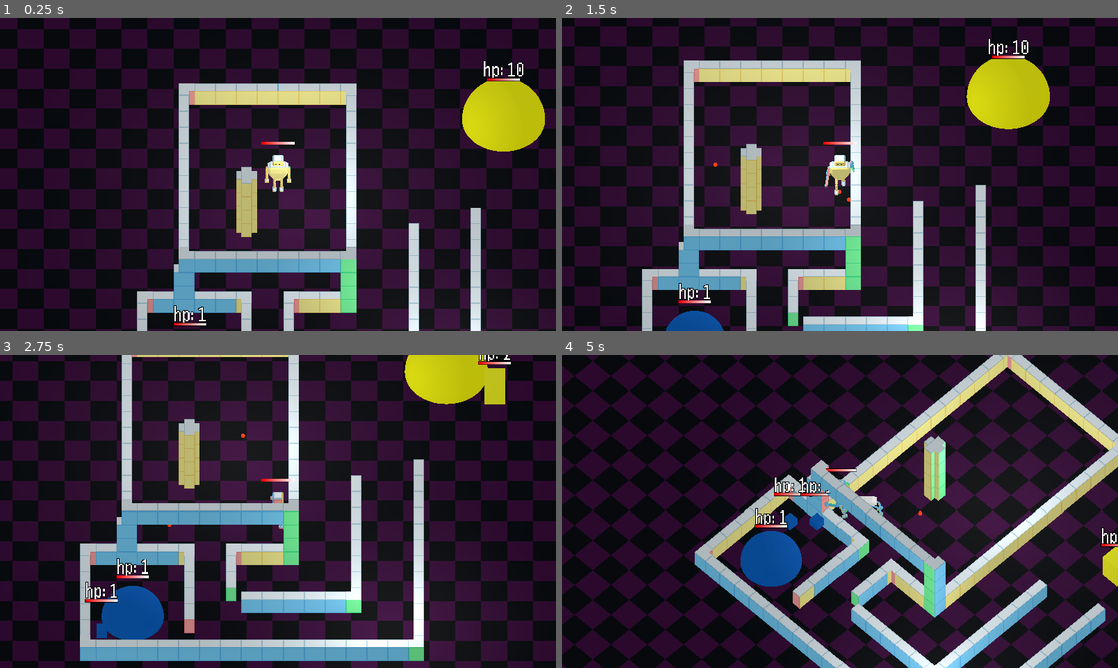
Above: before the commit, frames 1-4 (two rows, left to right).
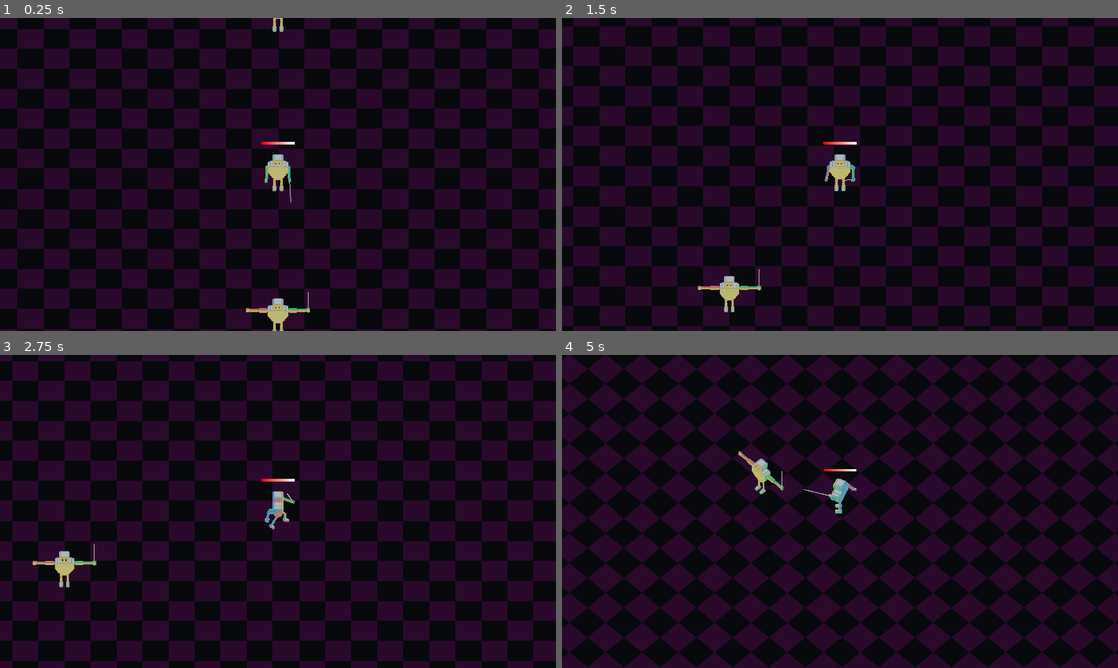
Above: after the commit, the same moments.

Repository: markguinn/kitbash-toy-clash
Game: Godot game, scene res://levels/dev/proto2.tscn
Two runs of this game, one before a commit and one after it. Both use one fixed random seed, a clock stepped at 60 frames per second and the inputs below. Before the commit the project starts from res://levels/dev/proto1.tscn.
Inputs:
- Up to frame 1 (0.25 s): no input
- Up to frame 2 (1.5 s): hold Right (right) 0.53-1.28 s; hold Z (attack1) 0.53-1.28 s; tap X (attack2) at 0.8, 1.35 s; hold S (down) from 1.28 s (still down)
- Up to frame 3 (2.75 s): tap Z (attack1) at 1.55 s; release S (down) at 2.03 s; hold Right (right) from 2.03 s (still down); hold Z (attack1) from 2.03 s (still down); tap X (attack2) at 2.3 s
- Up to frame 4 (5 s): release Right (right) at 2.78 s; release Z (attack1) at 2.78 s; hold W (up) 2.78-3.53 s; tap X (attack2) at 2.85, 3.8 s; tap Z (attack1) at 3.05, 4.35 s; hold Tab (switch_cam) 3.53-4.28 s; hold Left (left) from 3.53 s (still down); tap Escape (ui_cancel) at 4.15 s

The runs differ from the first frame. In frame 1, 15% of the frame differs, in the area x 24-98%, y 0-100%; in frame 2, 20%; in frame 3, 22%; in frame 4, 63%, in the area x 0-100%, y 0-100%.

Commit message:
sword and gun arms, swappable in proto2

Diff:
--- a/levels/dev/proto_2.gd
+++ b/levels/dev/proto_2.gd
@@ -1,7 +1,5 @@
 extends Level
 
-@onready var horse: Node3D = $Horse
-@onready var human: Node3D = $Human
 @onready var player: Player = $Player
 @onready var body_part_container: Node3D = $Player/Body
 
@@ -9,7 +7,7 @@
 func _on_horse_body_entered(body: Node3D) -> void:
 	if body is Player:
 		Log.info(self, "swapping to horse")
-		var src: BodyPart = horse.get_node("root/legs")
+		var src: BodyPart = $Horse.get_node("root/legs")
 		var dest: BodyPart = body_part_container.get_node("root/legs")
 		Log.info(self, "swapping to horse", src, dest)
 		if dest and src:
@@ -17,8 +15,32 @@
 
 func _on_human_body_entered(body: Node3D) -> void:
 	if body is Player:
-		var src: BodyPart = human.get_node("root/legs")
+		var src: BodyPart = $Human.get_node("root/legs")
 		var dest: BodyPart = body_part_container.get_node("root/legs")
 		Log.info(self, "swapping to human", src, dest)
 		if dest and src:
 			dest.replace_with_body_part(src)
+
+
+var has_sword := true
+func _on_sword_arm_body_entered(body: Node3D) -> void:
+	if body is Player:
+		var src_node = $GunArm if has_sword else $SwordArm
+		has_sword = !has_sword
+		var src: BodyPart = src_node.get_node("root/torso/left_arm")
+		var dest: BodyPart = body_part_container.get_node("root/torso/left_arm")
+		Log.info(self, "swapping to sword arm", src, dest)
+		if dest and src:
+			dest.replace_with_body_part(src)
+
+
+var has_gun := false
+func _on_gun_arm_body_entered(body: Node3D) -> void:
+	if body is Player:
+		var src_node = $SwordArm if has_gun else $GunArm
+		has_gun = !has_gun
+		var src: BodyPart = src_node.get_node("root/torso/right_arm")
+		var dest: BodyPart = body_part_container.get_node("root/torso/right_arm")
+		Log.info(self, "swapping to gun arm", src, dest)
+		if dest and src:
+			dest.replace_with_body_part(src)
--- a/levels/level.gd
+++ b/levels/level.gd
@@ -40,8 +40,9 @@
 #region Class methods
 
 ## Adds [param node] as a child to the current level's [member container].
-static func add_to_scene(node: Node) -> void:
+static func add_to_scene(node: Node, gpos: Vector3) -> void:
 	get_instance().container.add_child(node)
+	node.global_position = gpos
 
 
 #endregion
--- a/player/body_part.gd
+++ b/player/body_part.gd
@@ -1,6 +1,25 @@
 class_name BodyPart
 extends Node3D
 
+const AUTO_CONNECT_SIGNALS = [
+	"attack_start",
+	"attack_peak",
+	"attack_end",
+	"walk_start",
+	"walk_end",
+	"change_direction",
+]
+
+enum Slot {
+	any,
+	head,
+	torso,
+	arm_l,
+	arm_r,
+	legs,
+}
+
+@export var slot: Slot = Slot.any
 @export var extra_tracks: Array[String] = []
 
 # how do these stack?
@@ -17,20 +36,32 @@
 @export var special_attack_cooldown: float = 5.0
 @export var min_collider_height: float = 3.0
 
-# optional?
-# should it respond to input directly?
-# i think we want it to come down from a parent node
-func attack() -> void:
-	pass
+var container: BodyPartContainer
 
-# called from animation? or just a timer? do we even need this?
-# this would be the point where a projectile would fire
-# e.g. the arrow is released in the animation etc
-func attack_peak() -> void:
-	pass
 
-func special_attack() -> void:
-	pass
+func _ready() -> void:
+	Log.debug(self, "enter tree", name)
+	container = _get_body_part_container()
+	if not container:
+		Log.error(self, "No body part container found!")
+	for signal_name in AUTO_CONNECT_SIGNALS:
+		var method_name: String = "_on_" + signal_name
+		if has_method(method_name):
+			Log.debug(self, "connecting", signal_name, "to", method_name)
+			container.connect(signal_name, _handle_container_signal.bind(method_name))
+
+
+func _handle_container_signal(dir: Vector3, method_name: String):
+	call_deferred(method_name, dir)
+
+
+func _get_body_part_container() -> BodyPartContainer:
+	var p = get_parent()
+	while p and p is Node:
+		if p is BodyPartContainer:
+			return p
+		p = p.get_parent()
+	return null
 
 
 func _get_animation_player() -> AnimationPlayer:
@@ -89,12 +120,20 @@
 
 		for i in range(dest_anim.get_track_count(), 0, -1):
 			var np: NodePath = dest_anim.track_get_path(i - 1)
+			#for t in dest_part.extra_tracks:
+				#if np.get_concatenated_names().begins_with(t):
+					#Log.debug(self, "Animation", anim_name, "removing track", i - 1, "for dest", np.get_concatenated_names())
+					#dest_anim.remove_track(i - 1)
 			if np.slice(0, dest_part_path.get_name_count()) == dest_part_path:
 				Log.debug(self, "Animation", anim_name, "removing track", i - 1, "for dest", np.get_concatenated_names())
 				dest_anim.remove_track(i - 1)
 
 		for i in range(src_anim.get_track_count()):
 			var np: NodePath = src_anim.track_get_path(i)
+			#for t in src_part.extra_tracks:
+				#if np.get_concatenated_names().begins_with(t):
+					#Log.debug(self, "Animation", anim_name, "adding track", i, "for src", np.get_concatenated_names())
+					#src_anim.copy_track(i, dest_anim)
 			if np.slice(0, dest_part_path.get_name_count()) == src_part_path:
 				Log.debug(self, "Animation", anim_name, "adding track", i, "for src", np.get_concatenated_names())
 				src_anim.copy_track(i, dest_anim)
@@ -104,4 +143,5 @@
 				#	# what? probably convert to string and then replace src prefix with dest?
 
 	dest_player.clear_caches()
+	container.parts_changed.emit(dest_part, cloned_part)
 	queue_free()
--- a/player/body_part_container.gd
+++ b/player/body_part_container.gd
@@ -1,11 +1,55 @@
 class_name BodyPartContainer
 extends Node3D
 
+signal parts_changed(old_part: BodyPart, new_part: BodyPart)
+
+@warning_ignore("unused_signal")
+signal attack_start(dir: Vector3)
+@warning_ignore("unused_signal")
+signal attack_peak(dir: Vector3)
+@warning_ignore("unused_signal")
+signal attack_end(dir: Vector3)
+@warning_ignore("unused_signal")
+signal walk_start(dir: Vector3)
+@warning_ignore("unused_signal")
+signal walk_end(dir: Vector3)
+@warning_ignore("unused_signal")
+signal change_direction(dir: Vector3)
+
 @export var host: Node3D
 @export var animation_player: AnimationPlayer
+
+# TODO: think about this more - do these belong at the root?
+@export var slots: Array[BodyPart.Slot] = [
+	BodyPart.Slot.head,
+	BodyPart.Slot.torso,
+	BodyPart.Slot.arm_l,
+	BodyPart.Slot.arm_r,
+	BodyPart.Slot.legs,
+]
+
+var parts: Array[BodyPart] = []
+
 
 func _ready() -> void:
 	if not host:
 		host = get_parent()
 	if not animation_player:
 		animation_player = host.get_node("AnimationPlayer")
+	_find_body_parts(self)
+	parts_changed.connect(_on_parts_changed)
+	Log.debug(self, host.name, "Body parts", parts.map(func(n): return n.name))
+
+
+func _find_body_parts(node: Node) -> void:
+	for n in node.get_children():
+		if n is BodyPart:
+			parts.append(n)
+		_find_body_parts(n)
+
+
+func _on_parts_changed(old_part: BodyPart, new_part: BodyPart) -> void:
+	parts = []
+	_find_body_parts(self)
+	Log.debug(self, host.name, "Parts changed. old", old_part.name, "new", new_part.name)
+	Log.debug(self, host.name, "Body parts", parts.map(func(n): return n.name))
--- /dev/null
+++ b/player/generic_temp/temp_body_1.tscn
@@ -0,0 +1,35 @@
+[gd_scene format=3 uid="uid://dqvrj27ervih7"]
+
+[ext_resource type="PackedScene" uid="uid://p076x5fcyfky" path="res://_source_assets/generic-player/generic_player.gltf" id="1_fug3q"]
+[ext_resource type="Script" uid="uid://db0pangcdjqgw" path="res://player/body_part_container.gd" id="2_33150"]
+[ext_resource type="Script" uid="uid://0ksdxe4wfcij" path="res://player/body_part.gd" id="3_rlt0s"]
+[ext_resource type="Script" uid="uid://cduhh7u3r7tsb" path="res://player/sword_arm.gd" id="4_nflsb"]
+
+[node name="blockbench_export" unique_id=1797291781 instance=ExtResource("1_fug3q")]
+
+[node name="root" parent="." index="0" unique_id=1682393043]
+script = ExtResource("2_33150")
+
+[node name="torso" parent="root" index="0" unique_id=698833126]
+script = ExtResource("3_rlt0s")
+slot = 2
+
+[node name="head" parent="root/torso" index="1" unique_id=1052155131]
+script = ExtResource("3_rlt0s")
+slot = 1
+
+[node name="left_arm" parent="root/torso" index="2" unique_id=2040636637]
+transform = Transform3D(0.043619365, -4.1804725e-08, -0.99904823, -0.99904823, -4.3669786e-08, -0.043619365, -4.1804725e-08, 1, -4.3669786e-08, 0.9375, 0.0625, 0)
+script = ExtResource("4_nflsb")
+slot = 3
+extra_tracks = Array[String](["root/torso"])
+
+[node name="right_arm" parent="root/torso" index="3" unique_id=1196472177]
+transform = Transform3D(0.043619365, 4.1804725e-08, -0.99904823, 0.99904823, -4.3669786e-08, 0.043619365, -4.1804725e-08, -1, -4.3669786e-08, -0.9375, 0.0625, 0)
+script = ExtResource("3_rlt0s")
+slot = 4
+extra_tracks = Array[String](["root/torso"])
+
+[node name="legs" parent="root" index="1" unique_id=1059167167]
+script = ExtResource("3_rlt0s")
+slot = 5
--- /dev/null
+++ b/player/generic_temp/temp_body_2.tscn
@@ -0,0 +1,33 @@
+[gd_scene format=3 uid="uid://v13awrp2jboj"]
+
+[ext_resource type="PackedScene" uid="uid://bng6sl0sm81dy" path="res://_source_assets/generic-player/generic_player_mods.gltf" id="1_y3yu8"]
+[ext_resource type="Script" uid="uid://db0pangcdjqgw" path="res://player/body_part_container.gd" id="2_hnx4p"]
+[ext_resource type="Script" uid="uid://0ksdxe4wfcij" path="res://player/body_part.gd" id="3_rrwlk"]
+[ext_resource type="Script" uid="uid://c5gdsahklbswm" path="res://player/gun_arm.gd" id="4_ank5h"]
+[ext_resource type="PackedScene" uid="uid://0iap8bwrf2kj" path="res://player/projectile.tscn" id="5_dmfhu"]
+
+[node name="blockbench_export" unique_id=868036242 instance=ExtResource("1_y3yu8")]
+
+[node name="root" parent="." index="0" unique_id=1147200466]
+script = ExtResource("2_hnx4p")
+
+[node name="torso" parent="root" index="0" unique_id=1528103011]
+script = ExtResource("3_rrwlk")
+
+[node name="head" parent="root/torso" index="1" unique_id=61259082]
+script = ExtResource("3_rrwlk")
+
+[node name="left_arm" parent="root/torso" index="2" unique_id=1121984430]
+transform = Transform3D(0.043619335, 0.99904823, 0, -0.99904823, 0.043619335, 0, 0, 0, 1, 0.9375, 0.0625, 0)
+script = ExtResource("3_rrwlk")
+extra_tracks = Array[String](["root/torso"])
+
+[node name="right_arm" parent="root/torso" index="3" unique_id=641736169]
+transform = Transform3D(-0.0019804582, 0.047380697, 0.99887496, -0.04341034, 0.99793124, -0.047422, -0.9990554, -0.04345542, 8.045115e-05, -0.9375, 0.0625, 0)
+script = ExtResource("4_ank5h")
+projectile_tpl = ExtResource("5_dmfhu")
+slot = 4
+extra_tracks = Array[String](["root/torso"])
+
+[node name="legs" parent="root" index="1" unique_id=2025559013]
+script = ExtResource("3_rrwlk")
--- a/player/generic_temp/temp_player.tscn
+++ b/player/generic_temp/temp_player.tscn
@@ -6,13 +6,13 @@
 
 [node name="blockbench_export" parent="." unique_id=710161177 instance=ExtResource("1_hslv5")]
 
-[node name="left_arm" parent="blockbench_export/root/torso" parent_id_path=PackedInt32Array(710161177, 2078308785) index="2" unique_id=220194549]
-transform = Transform3D(0.043619335, 0.99904823, 0, -0.99904823, 0.043619335, 0, 0, 0, 1, 0.9375, 0.0625, 0)
+[node name="left_arm" parent="blockbench_export/root/torso" parent_id_path=PackedInt32Array(710161177, 698833126) index="2" unique_id=2040636637]
+transform = Transform3D(0.043619365, -4.1804725e-08, -0.99904823, -0.99904823, -4.3669786e-08, -0.043619365, -4.1804725e-08, 1, -4.3669786e-08, 0.9375, 0.0625, 0)
 
-[node name="right_arm" parent="blockbench_export/root/torso" parent_id_path=PackedInt32Array(710161177, 2078308785) index="3" unique_id=1792509428]
-transform = Transform3D(0.043619335, -0.99904823, 0, 0.99904823, 0.043619335, 0, 0, 0, 1, -0.9375, 0.0625, 0)
+[node name="right_arm" parent="blockbench_export/root/torso" parent_id_path=PackedInt32Array(710161177, 698833126) index="3" unique_id=1196472177]
+transform = Transform3D(0.043619365, 4.1804725e-08, -0.99904823, 0.99904823, -4.3669786e-08, 0.043619365, -4.1804725e-08, -1, -4.3669786e-08, -0.9375, 0.0625, 0)
 
-[node name="AnimationPlayer" parent="blockbench_export" index="1" unique_id=2060651026]
+[node name="AnimationPlayer" parent="blockbench_export" index="1" unique_id=1294345561]
 autoplay = &"idle"
 
 [editable path="blockbench_export"]
--- /dev/null
+++ b/player/gun_arm.gd
@@ -0,0 +1,20 @@
+class_name GunArmBodyPart
+extends BodyPart
+
+@export var projectile_speed := 30.0
+@export var projectile_tpl: PackedScene
+
+@onready var locator: Node3D = $right_arm2/locator
+
+
+func _on_attack_start(cur_dir: Vector3) -> void:
+	await get_tree().create_timer(0.1).timeout
+	container.attack_peak.emit(cur_dir)
+
+func _on_attack_peak(cur_dir: Vector3) -> void:
+	var p: Projectile = projectile_tpl.instantiate()
+	p.tree_entered.connect( ## Shoot the projectile once it's valid
+		p.apply_impulse.bind(cur_dir * projectile_speed),
+		CONNECT_ONE_SHOT
+	)
+	Level.add_to_scene(p, locator.global_position)
--- a/player/player.gd
+++ b/player/player.gd
@@ -2,12 +2,11 @@
 
 @export var speed := 10.0
 @export var rotation_speed := 0.4
-@export var projectile_speed := 30.0
-@export var projectile_tpl: PackedScene
 
 var cur_dir := Vector3(0.0, 0.0, 1.0)
 var cur_cam := 0
 var target_rot: float
+var attacking := false
 
 @onready var hurt_box: HurtBox = $HurtBox
 @onready var life: Life = $Life
@@ -22,21 +21,16 @@
 	$CamFrustrum,
 ]
 
-# this is very temporary - just feeling out the body swapping
-@onready var body_mesh2: Node3D = $TempSwapBody
-@onready var body_root2: Node3D = $TempSwapBody/root
-@onready var legs2: Node3D = $TempSwapBody/root/legs
-@onready var animation_player2: AnimationPlayer = $TempSwapBody/AnimationPlayer
-
 @onready var body_mesh: Node3D = $Body
-@onready var body_root: Node3D = $Body/root
-@onready var legs: Node3D = $Body/root/legs
+@onready var body_root: BodyPartContainer = $Body/root
 @onready var animation_player: AnimationPlayer = $Body/AnimationPlayer
 
 @onready var collision_shape_3d: CollisionShape3D = $CollisionShape3D
 
+
 func _ready() -> void:
 	_set_cam(0)
+	animation_player.play(&"idle")
 
 
 func _vec2_to_vec3(dir: Vector2) -> Vector3:
@@ -90,59 +84,21 @@
 
 
 func _input(event: InputEvent) -> void:
-	if event.is_action_pressed("attack1") or event.is_action_pressed("attack2"):
-		_attack.call_deferred()
+	if event.is_action_pressed("attack1"):
+		if not attacking:
+			_attack.call_deferred()
 	if event.is_action_pressed("switch_cam"):
 		_set_cam(cur_cam + 1)
-	if event.is_action_pressed("ui_cancel"):
-		_swap_legs()
 
 
-func _swap_legs() -> void:
-	body_mesh2.transform = body_mesh.transform
-	body_root.remove_child(legs)
-	body_root2.remove_child(legs2)
-	body_root2.add_child(legs)
-	body_root.add_child(legs2)
-
-	for anim_name in animation_player.get_animation_list():
-		var a1:Animation = animation_player.get_animation(anim_name)
-		var a2:Animation = animation_player2.get_animation(anim_name)
-
-		var a1_leg_tracks: Array[int] = []
-		var a2_leg_tracks: Array[int] = []
-		for i in range(a1.get_track_count()):
-			var np: NodePath = a1.track_get_path(i)
-			if np.get_name(1) == "legs":
-				a1_leg_tracks.append(i)
-		for i in range(a2.get_track_count()):
-			var np: NodePath = a2.track_get_path(i)
-			if np.get_name(1) == "legs":
-				a2_leg_tracks.append(i)
-		a1_leg_tracks.reverse()
-		a2_leg_tracks.reverse()
-		for idx in a1_leg_tracks:
-			a1.copy_track(idx, a2)
-			a1.remove_track(idx)
-		for idx in a2_leg_tracks:
-			a2.copy_track(idx, a1)
-			a2.remove_track(idx)
-
-	animation_player.clear_caches()
-
-	var t = legs2
-	legs2 = legs
-	legs = t
-	collision_shape_3d.shape.height = 4.0 if collision_shape_3d.shape.height == 2.0 else 2.0
-
 func _attack() -> void:
-	var p: Projectile = projectile_tpl.instantiate()
-	p.position = position
-	p.tree_entered.connect( ## Shoot the projectile once it's valid
-		p.apply_impulse.bind(cur_dir * projectile_speed),
-		CONNECT_ONE_SHOT
-	)
-	Level.add_to_scene(p)
+	attacking = true
+	animation_player.play(&"attack")
+	body_root.attack_start.emit(cur_dir)
+	await animation_player.animation_finished
+	body_root.attack_end.emit(cur_dir)
+	attacking = false
+	animation_player.play(&"idle", 0.2)
 
 
 func _on_health_drip() -> void:
--- a/player/player.tscn
+++ b/player/player.tscn
@@ -1,13 +1,9 @@
 [gd_scene format=3 uid="uid://bobgrurpfdnwv"]
 
 [ext_resource type="Script" uid="uid://dw0sh3di51t1p" path="res://player/player.gd" id="1_nvxhs"]
-[ext_resource type="PackedScene" uid="uid://0iap8bwrf2kj" path="res://player/projectile.tscn" id="2_ilk7j"]
 [ext_resource type="Script" uid="uid://dqwtfo8bvm7rb" path="res://common/hurt_box.gd" id="3_ax26v"]
-[ext_resource type="Script" uid="uid://db0pangcdjqgw" path="res://player/body_part_container.gd" id="3_boad6"]
-[ext_resource type="PackedScene" uid="uid://p076x5fcyfky" path="res://_source_assets/generic-player/generic_player.gltf" id="3_qjkh3"]
-[ext_resource type="PackedScene" uid="uid://bng6sl0sm81dy" path="res://_source_assets/generic-player/generic_player_mods.gltf" id="4_g6k8r"]
-[ext_resource type="Script" uid="uid://0ksdxe4wfcij" path="res://player/body_part.gd" id="4_rgyib"]
 [ext_resource type="Script" uid="uid://cy8ptutfeorc6" path="res://common/life.gd" id="4_yw30f"]
+[ext_resource type="PackedScene" uid="uid://dqvrj27ervih7" path="res://player/generic_temp/temp_body_1.tscn" id="5_qjkh3"]
 
 [sub_resource type="CapsuleShape3D" id="CapsuleShape3D_iynve"]
 radius = 1.0
@@ -40,57 +36,11 @@
 collision_mask = 9
 motion_mode = 1
 script = ExtResource("1_nvxhs")
-projectile_tpl = ExtResource("2_ilk7j")
 
 [node name="CollisionShape3D" type="CollisionShape3D" parent="." unique_id=497236600]
 transform = Transform3D(1, 0, 0, 0, 1, 0, 0, 0, 1, 0, 1, 0)
 shape = SubResource("CapsuleShape3D_iynve")
 debug_color = Color(0, 0.6, 0.69803923, 1)
-
-[node name="Body" parent="." unique_id=710161177 instance=ExtResource("3_qjkh3")]
-transform = Transform3D(1, 0, 0, 0, 1, 0, 0, 0, 1, 0, 1.9, 0)
-
-[node name="root" parent="Body" index="0" unique_id=87451923]
-script = ExtResource("3_boad6")
-
-[node name="torso" parent="Body/root" index="0" unique_id=1338838475]
-transform = Transform3D(1, 0, 0, 0, 1, 0, 0, 0, 1, 0, 1.1695675, 0)
-
-[node name="left_arm" parent="Body/root/torso" index="2" unique_id=1362719382]
-transform = Transform3D(0.1275137, 0.9918368, 0, -0.9918368, 0.1275137, 0, 0, 0, 1, 0.9375, 0.0625, 0)
-
-[node name="left_arm2" parent="Body/root/torso/left_arm" index="1" unique_id=549379571]
-transform = Transform3D(0.99370044, 0.112069026, 0, -0.11206903, 0.9937004, 0, 0, 0, 1, 0.875, 0, 0)
-
-[node name="right_arm" parent="Body/root/torso" index="3" unique_id=988303042]
-transform = Transform3D(0.12751369, -0.9918368, 0, 0.9918367, 0.1275137, 0, 0, 0, 0.99999994, -0.9375, 0.0625, 0)
-
-[node name="right_arm2" parent="Body/root/torso/right_arm" index="1" unique_id=180597336]
-transform = Transform3D(0.99370044, -0.11206903, 0, 0.11206903, 0.99370044, 0, 0, 0, 1, -0.875, 0, 0)
-
-[node name="legs" parent="Body/root" index="1" unique_id=978340201]
-script = ExtResource("4_rgyib")
-
-[node name="left_leg" parent="Body/root/legs" index="0" unique_id=941127269]
-transform = Transform3D(1, 0, 0, 0, 0.99070007, -0.13606395, 0, 0.13606395, 0.99070007, 0.3125, 0, 0)
-
-[node name="left_shin" parent="Body/root/legs/left_leg" index="1" unique_id=1622870167]
-transform = Transform3D(1, 0, 0, 0, 0.9701407, -0.24254279, 0, 0.24254279, 0.9701407, 0, -0.8125, 0)
-
-[node name="left_foot" parent="Body/root/legs/left_leg/left_shin" index="1" unique_id=257457650]
-transform = Transform3D(1, 0, 0, 0, 0.92873985, -0.37073198, 0, 0.37073198, 0.92873985, 0, -0.9375, 0)
-
-[node name="right_leg" parent="Body/root/legs" index="1" unique_id=1665859904]
-transform = Transform3D(1, 0, 0, 0, 0.98584455, 0.1676618, 0, -0.1676618, 0.98584455, -0.3125, 0, 0)
-
-[node name="right_shin" parent="Body/root/legs/right_leg" index="1" unique_id=568009977]
-transform = Transform3D(1, 0, 0, 0, 0.94377905, -0.33057693, 0, 0.33057693, 0.94377905, 0, -0.8125, 0)
-
-[node name="right_foot" parent="Body/root/legs/right_leg/right_shin" index="1" unique_id=733828292]
-transform = Transform3D(1, 0, 0, 0, 0.98584455, 0.1676618, 0, -0.1676618, 0.98584455, 0, -0.9375, 0)
-
-[node name="AnimationPlayer" parent="Body" index="1" unique_id=1380751669]
-autoplay = &"idle"
 
 [node name="HurtBox" type="Area3D" parent="." unique_id=629513592]
 collision_layer = 0
@@ -130,10 +80,8 @@
 [node name="HealthDripTimer" type="Timer" parent="." unique_id=883919305]
 autostart = true
 
-[node name="TempSwapBody" parent="." unique_id=1267736368 instance=ExtResource("4_g6k8r")]
-visible = false
+[node name="Body" parent="." unique_id=1797291781 instance=ExtResource("5_qjkh3")]
+transform = Transform3D(1, 0, 0, 0, 1, 0, 0, 0, 1, 0, 2, 0)
 
 [connection signal="dead" from="Life" to="." method="_on_dead"]
 [connection signal="timeout" from="HealthDripTimer" to="." method="_on_health_drip"]
-
-[editable path="Body"]
--- /dev/null
+++ b/player/sword_arm.gd
@@ -0,0 +1,2 @@
+class_name SwordArmBodyPart
+extends BodyPart
--- a/project.godot
+++ b/project.godot
@@ -11,7 +11,7 @@
 [application]
 
 config/name="Kitbash Toy Clash"
-run/main_scene="uid://ctjamigafagl3"
+run/main_scene="uid://dprhdayetcchx"
 config/features=PackedStringArray("4.7", "GL Compatibility")
 config/icon="uid://dsvwud0ydk0rd"
 
Not shown, changed: _source_assets/generic-player/generic_player.gltf
Not shown, changed: _source_assets/generic-player/generic_player_mods.gltf
Not shown: 1 places in player/generic_temp/temp_player.tscn that only renumber resources
Not shown, added: player/gun_arm.gd.uid
Not shown, added: player/sword_arm.gd.uid
Not shown, changed: _source_assets/generic-player/generic_player.bbmodel
Not shown, changed: _source_assets/generic-player/generic_player_mods.bbmodel
